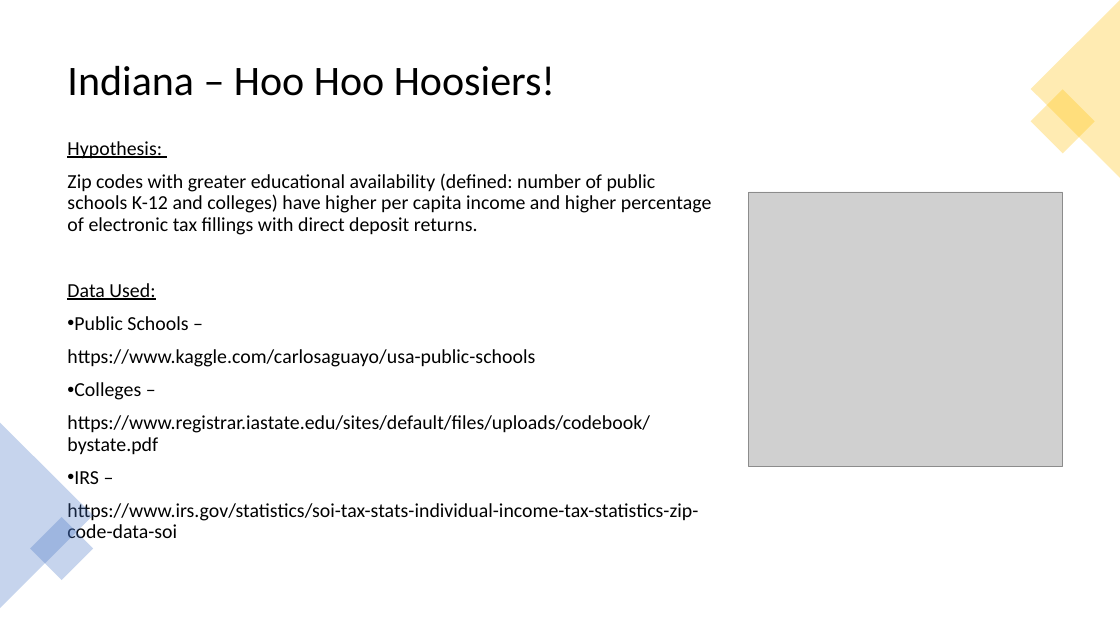
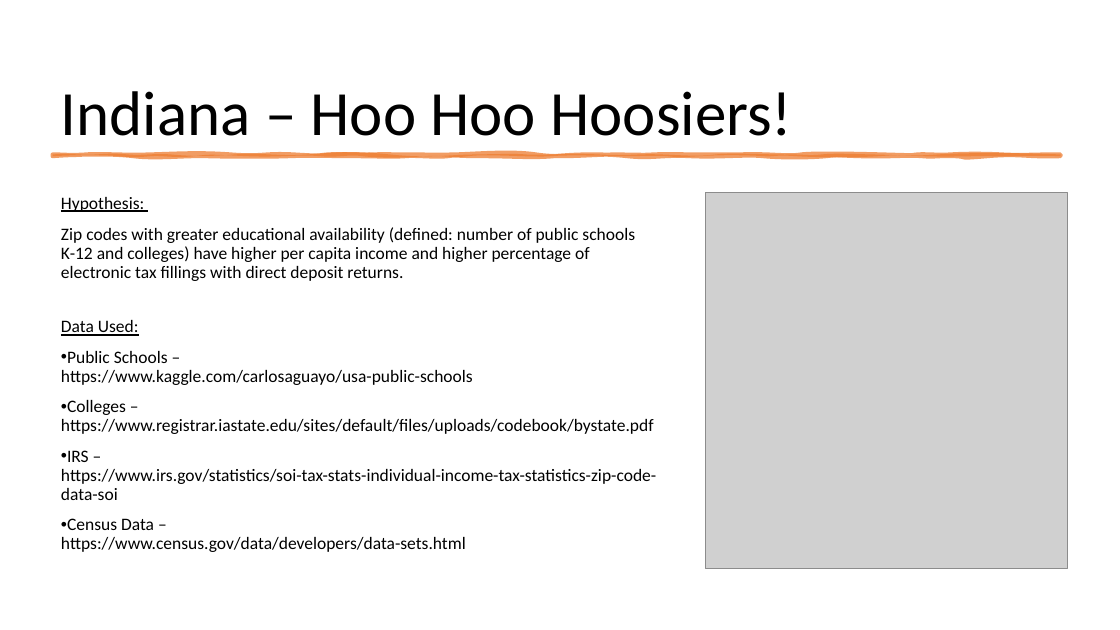
Before and after one commit to staceyj118/Education_and_Taxes, a slide deck: slide 2 of Education and Taxes.pptx. Drawn at 1120x630 pixels with LibreOffice and Linux fonts; fonts in the diff are those of the drawing; grey boxes stand for pictures. Boxes give left, top, right and bottom in pixels: in the first picture for what was removed or moved away, otherwise in the second. Text is boxed around its words. In the diff, an @@ line names an element or a change of style, - is before the commit and + after.

Commit message:
powerpoint

```diff
--- a/Education and Taxes.pptx
+++ b/Education and Taxes.pptx
@@ title "Indiana – Hoo Hoo Hoosiers!": place and size @@
-title "Indiana – Hoo Hoo Hoosiers!" at [67,66,555,96]
+title "Indiana – Hoo Hoo Hoosiers!" at [61,91,792,151]
@@ title "Indiana – Hoo Hoo Hoosiers!" at [61,91,792,151]: size 36 to 54 pt; vertical alignment middle to bottom @@
@@ triangle removed at [1031,0,1120,178] @@
@@ rectangle removed at [1031,90,1095,154] @@
@@ freeform shape added at [53,155,1061,156], fill #ED7D31 at 75% opacity, outline #ED7D31 3.5 pt @@
@@ text "Hypothesis:": place and size @@
-text "Hypothesis:" at [67,141,711,544]
+text "Hypothesis:" at [61,197,656,552]
@@ text at [61,197,635,336]: size 17 to 15 pt in "Hypothesis:", "Zip codes with greater educational availability (defined: ...", "Data Used:" @@
@@ picture: place and size @@
-picture at [749,192,1063,467]
+picture at [705,192,1067,569]
@@ text at [61,351,656,552]: text changed; size 17 to 15 pt @@
-• Public Schools –
-https://www.kaggle.com/carlosaguayo/usa-public-schools
-• Colleges –
-https://www.registrar.iastate.edu/sites/default/files/uploads/codebook/bystate.pdf
-• IRS –
-https://www.irs.gov/statistics/soi-tax-stats-individual-income-tax-statistics-zip-code-data-soi
+• Public Schools –
+  https://www.kaggle.com/carlosaguayo/usa-public-schools
+• Colleges – https://www.registrar.iastate.edu/sites/default/files/uploads/codebook/bystate.pdf
+• IRS –
+  https://www.irs.gov/statistics/soi-tax-stats-individual-income-tax-statistics-zip-code-data-soi
+• Census Data –
+  https://www.census.gov/data/developers/data-sets.html
@@ triangle removed at [0,423,93,608] @@
@@ rectangle removed at [30,517,93,580] @@
```
Also in this commit, not shown: 1 other slide changed, 4 slides added, 4 other files.
